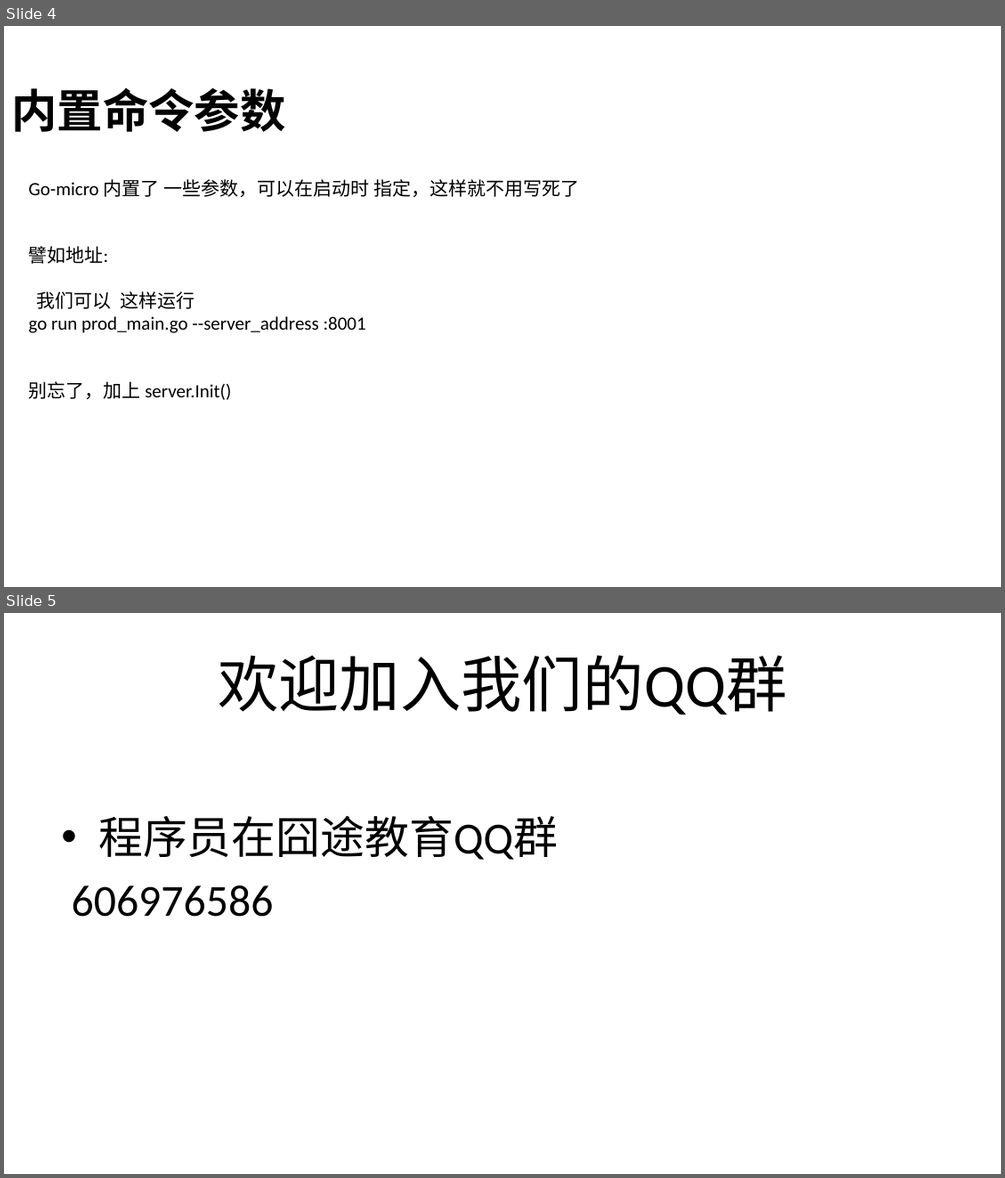
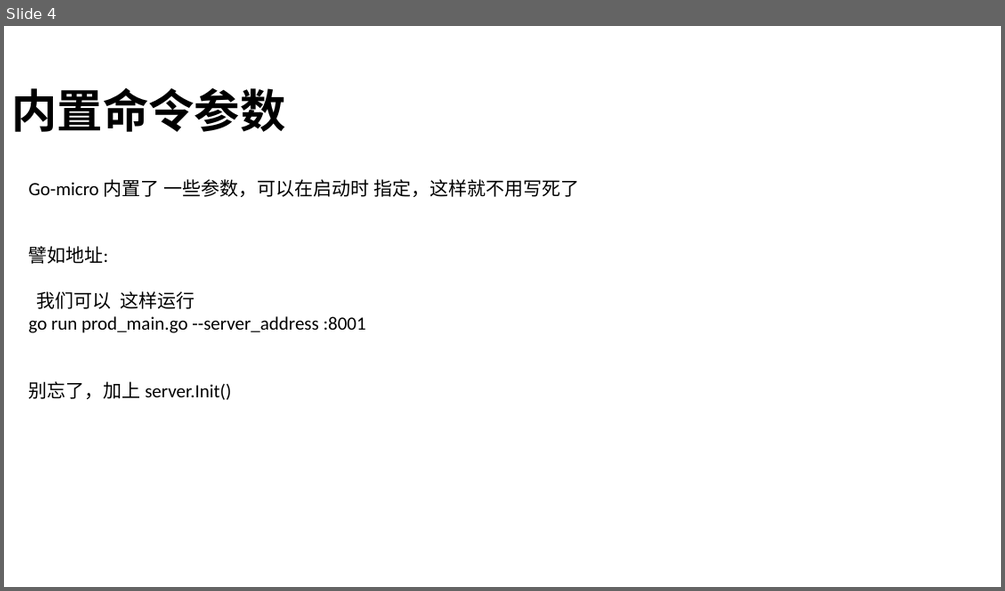
Before and after one commit to sunlongv520/go-micro-doc, a slide deck: 6使用内置命令参数启动、注册多个服务/6.pptx. Shown one above the other, each under a label of ours: slides 4 and 5 before the commit, slide 4 after it. The pictures are 1005x1178 and 1005x591 pixels, drawn with LibreOffice and Linux fonts; fonts in the diff are those of the drawing. Boxes give left, top, right and bottom in pixels: in the first picture for what was removed or moved away, otherwise in the second. Text is boxed around its words. In the diff, an @@ line names an element or a change of style, - is before the commit and + after.

```diff
--- a/6使用内置命令参数启动、注册多个服务/6.pptx
+++ b/6使用内置命令参数启动、注册多个服务/6.pptx
@@ slide 5 removed at box(4, 613, 1001, 1174), background #FFFFFF @@
@@ title removed at box(218, 655, 787, 714) @@
-欢迎加入我们的QQ群
@@ text removed at box(72, 816, 558, 916) @@
-• 程序员在囧途教育QQ群
-606976586
```
Also in this commit, not shown: 1 other file.
